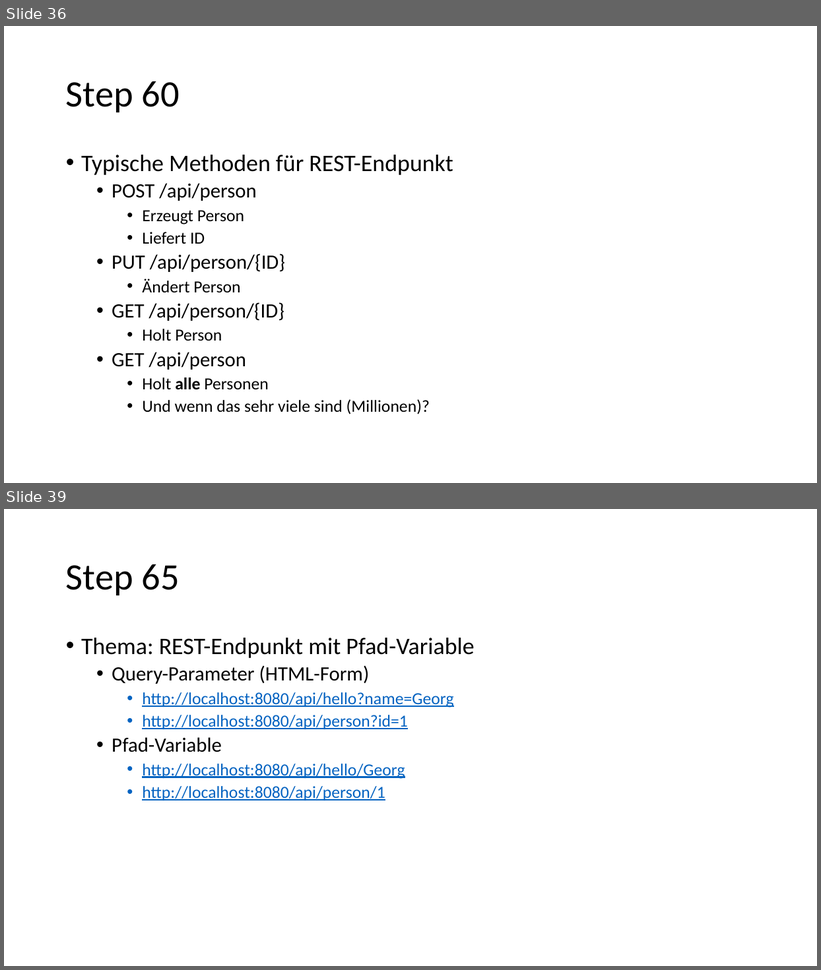
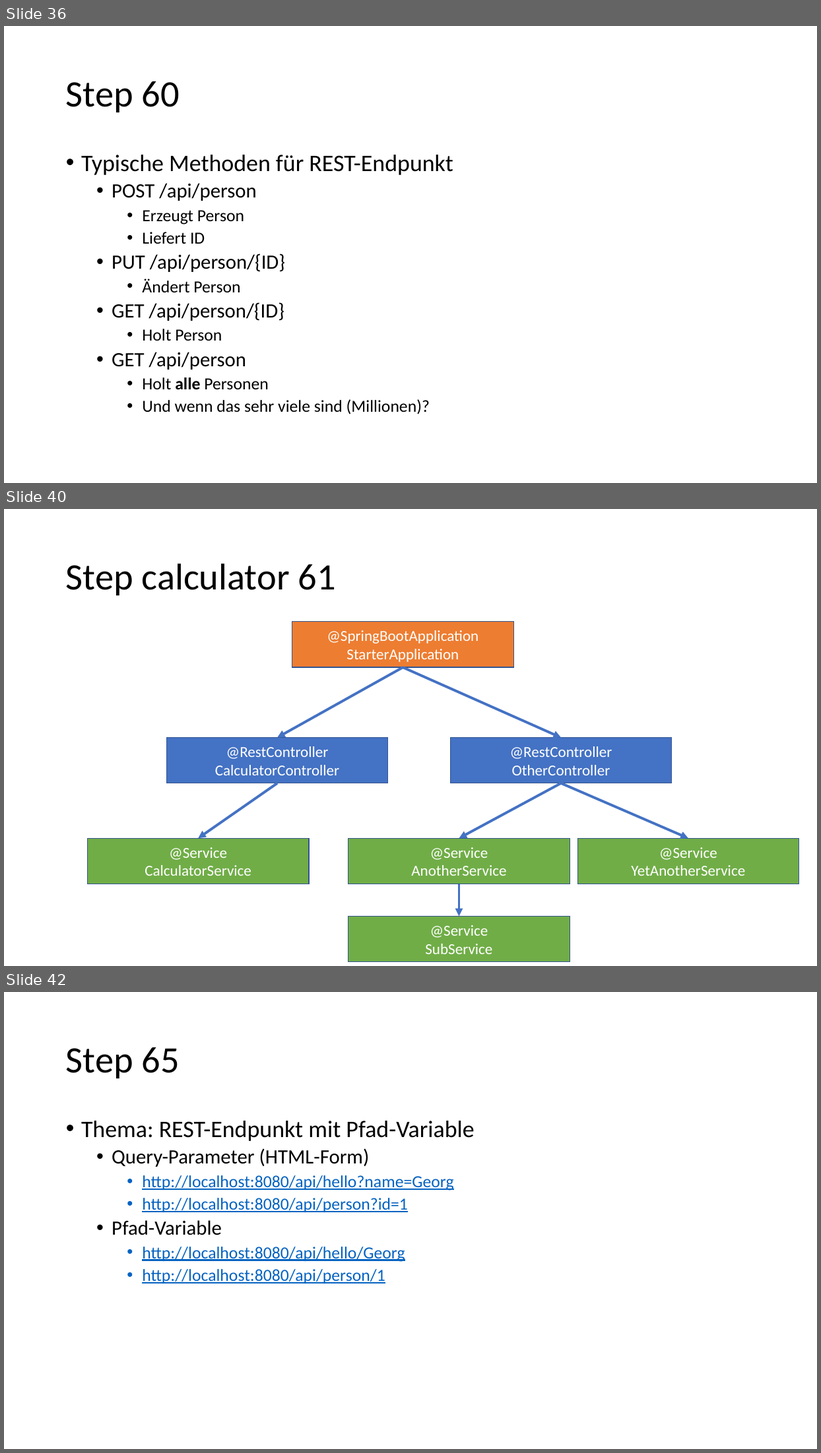
Before and after one commit to igeldo/PR4-SoSe23, a slide deck: Java-Starter.pptx. Shown one above the other, each under a label of ours: slides 36 and 39 before the commit, slides 36, 40 and 42 after it; the slides between them are not shown. The pictures are 821x970 and 821x1453 pixels, drawn with LibreOffice and Linux fonts; fonts in the diff are those of the drawing. Boxes give left, top, right and bottom in pixels: in the first picture for what was removed or moved away, otherwise in the second. Text is boxed around its words. In the diff, an @@ line names an element or a change of style, - is before the commit and + after.

```diff
--- a/Java-Starter.pptx
+++ b/Java-Starter.pptx
@@ slide 40 added at [4, 509, 817, 966], background #FFFFFF @@
@@ title added at [66, 563, 335, 595], 44 pt, text #000000 @@
+Step calculator 61
@@ rectangle added at [292, 622, 514, 667], fill #ED7D31, outline #325491 1 pt, 18 pt, text #FFFFFF @@
+@SpringBootApplication
+StarterApplication
@@ arrow added from (403, 667) to (277, 738), #4472C4 3 pt @@
@@ arrow added from (403, 667) to (561, 738), #4472C4 3 pt @@
@@ rectangle added at [167, 738, 388, 784], fill #4472C4, outline #325491 1 pt, 18 pt, text #FFFFFF @@
+@RestController
+CalculatorController
@@ rectangle added at [451, 738, 672, 784], fill #4472C4, outline #325491 1 pt, 18 pt, text #FFFFFF @@
+@RestController
+OtherController
@@ arrow added from (277, 784) to (198, 838), #4472C4 3 pt @@
@@ arrow added from (561, 784) to (459, 838), #4472C4 3 pt @@
@@ arrow added from (561, 784) to (688, 838), #4472C4 3 pt @@
@@ rectangle added at [88, 838, 309, 884], fill #70AD47, outline #325491 1 pt, 18 pt, text #FFFFFF @@
+@Service
+CalculatorService
@@ rectangle added at [349, 838, 570, 884], fill #70AD47, outline #325491 1 pt, 18 pt, text #FFFFFF @@
+@Service
+AnotherService
@@ rectangle added at [578, 838, 799, 884], fill #70AD47, outline #325491 1 pt, 18 pt, text #FFFFFF @@
+@Service
+YetAnotherService
@@ arrow added from (459, 884) to (459, 916), #4472C4 3 pt @@
@@ rectangle added at [349, 916, 570, 962], fill #70AD47, outline #325491 1 pt, 18 pt, text #FFFFFF @@
+@Service
+SubService
@@ what was slide 39 is now slide 42 @@
```
Also in this commit, not shown: 3 slides changed, 11 other slides added.
